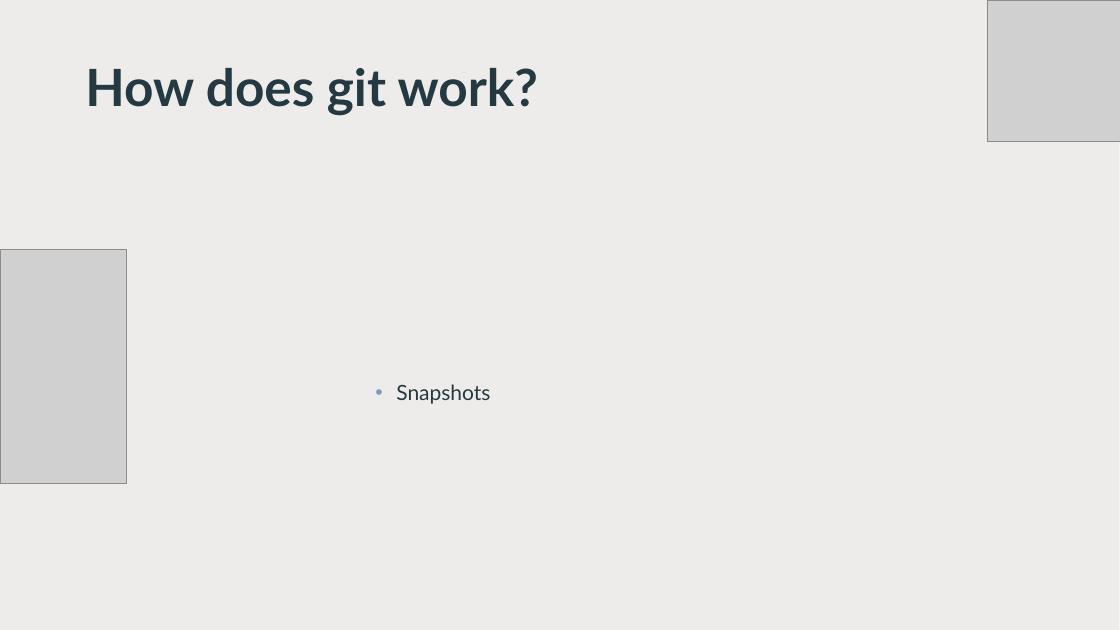
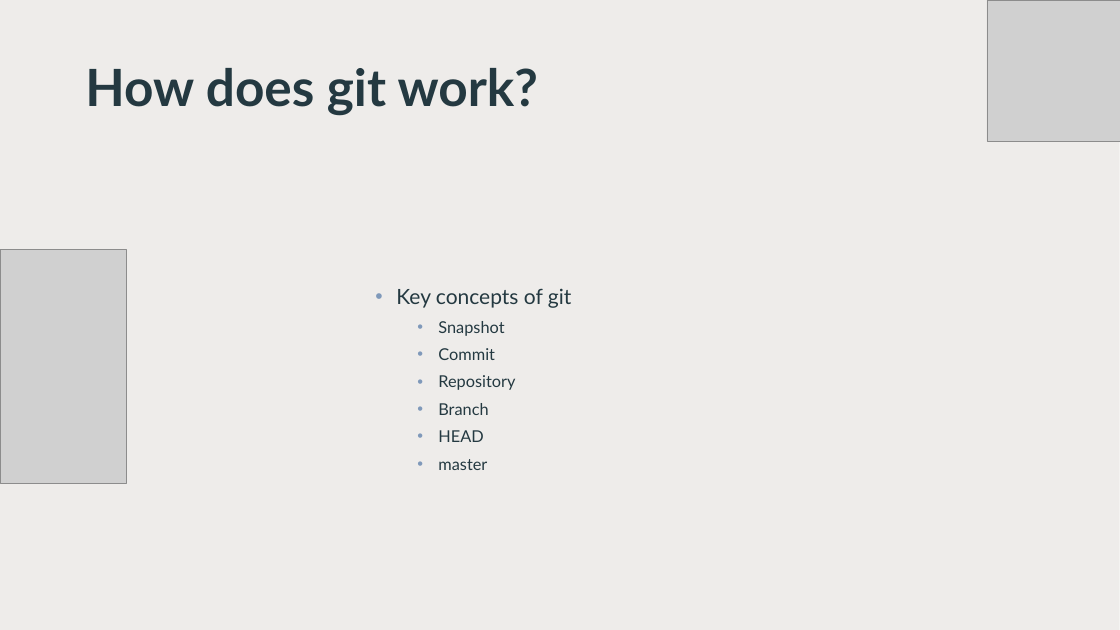
Before and after one commit to malyjak/python-course-2025, a slide deck: slide 6 of Lessons/Lesson_1_version_control_systems.pptx. Drawn at 1120x630 pixels with LibreOffice and Linux fonts; fonts in the diff are those of the drawing; grey boxes stand for pictures; background and template pictures are left out. Boxes give left, top, right and bottom in pixels: in the first picture for what was removed or moved away, otherwise in the second. Text is boxed around its words. In the diff, an @@ line names an element or a change of style, - is before the commit and + after.

```diff
--- a/Lessons/Lesson_1_version_control_systems.pptx
+++ b/Lessons/Lesson_1_version_control_systems.pptx
@@ text at (396, 288, 571, 470): text changed; size 18 to 14 pt @@
-• Snapshots
+• Key concepts of git
+  • Snapshot
+  • Commit
+  • Repository
+  • Branch
+  • HEAD
+  • master
```
Also in this commit, not shown: 3 other slides changed, 11 slides added.
